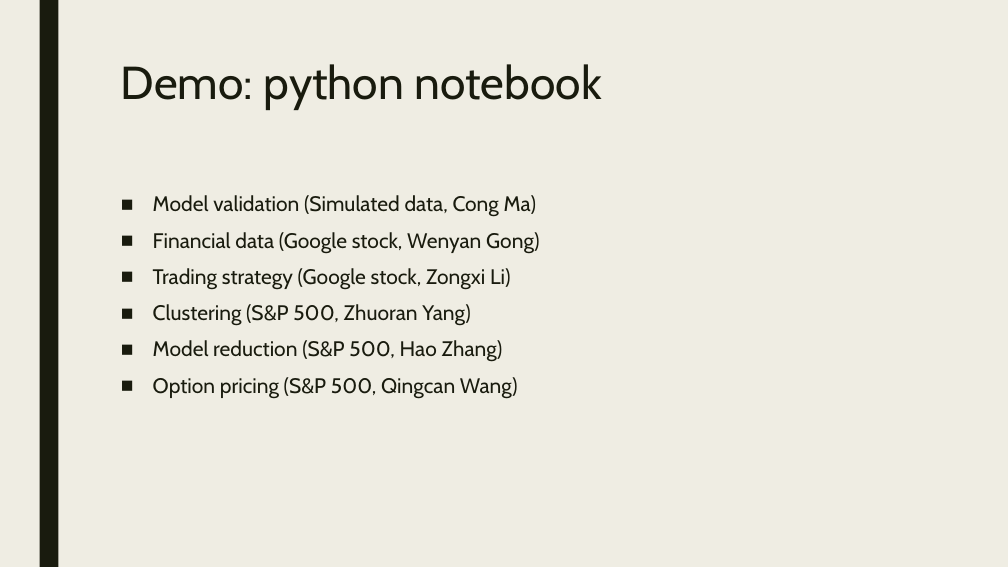
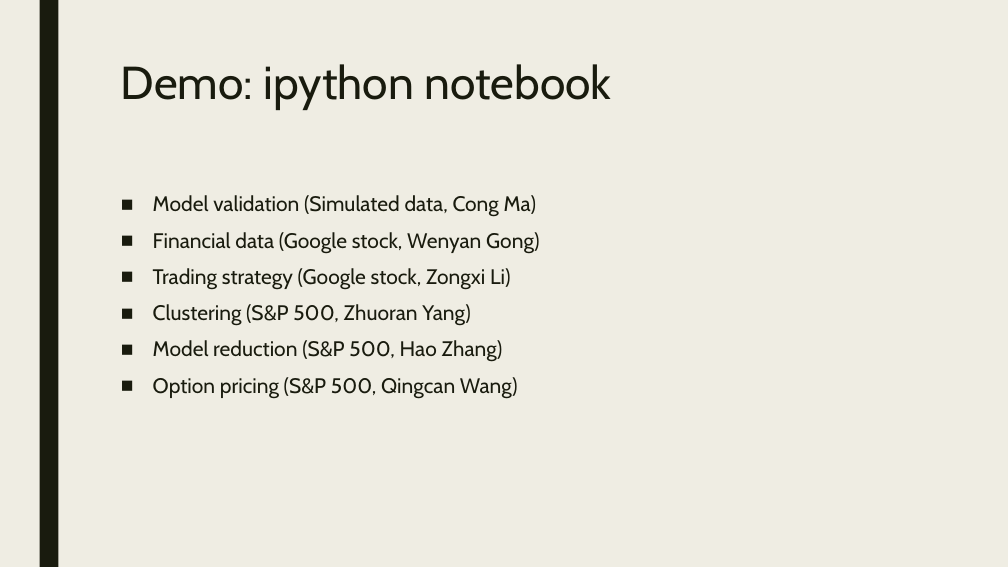
Before and after one commit to APC524/tsap, a slide deck: slide 7 of doc/presentation/pre.pptx. Drawn at 1008x567 pixels with LibreOffice and Linux fonts; fonts in the diff are those of the drawing. Boxes give left, top, right and bottom in pixels: in the first picture for what was removed or moved away, otherwise in the second. Text is boxed around its words. In the diff, an @@ line names an element or a change of style, - is before the commit and + after.

Commit message:
update pre slides

```diff
--- a/doc/presentation/pre.pptx
+++ b/doc/presentation/pre.pptx
@@ title at [121, 64, 611, 110]: text changed @@
-Demo: python notebook
+Demo: ipython notebook
```
Also in this commit, not shown: 2 other slides changed, 2 other files.
